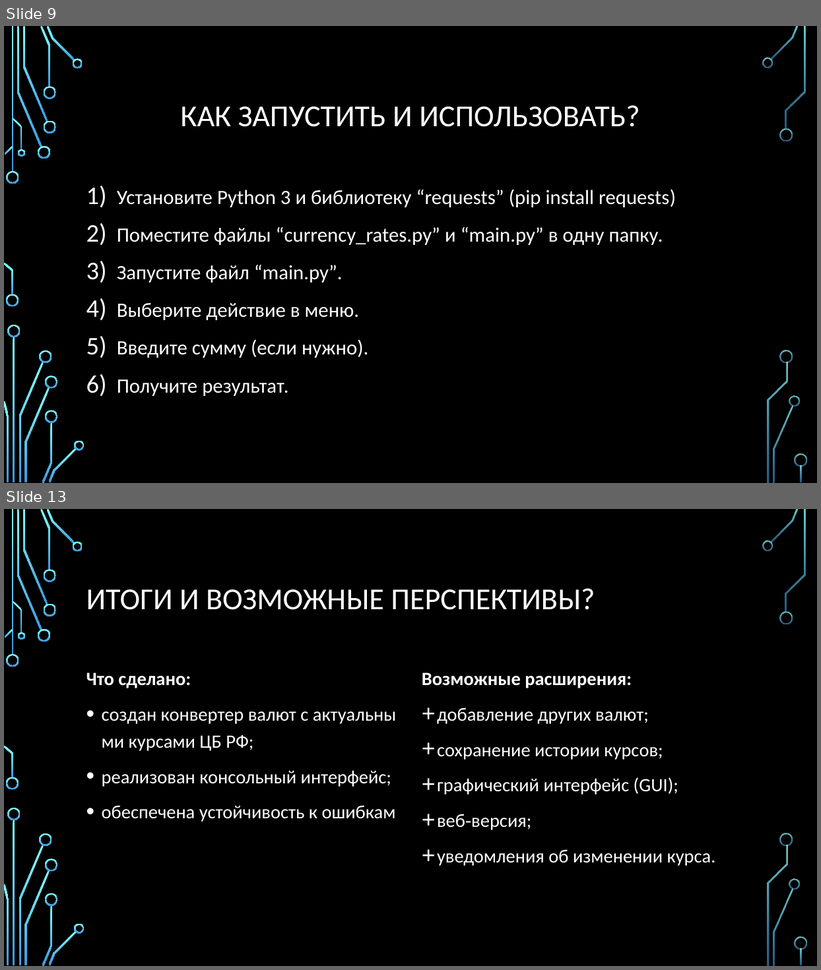
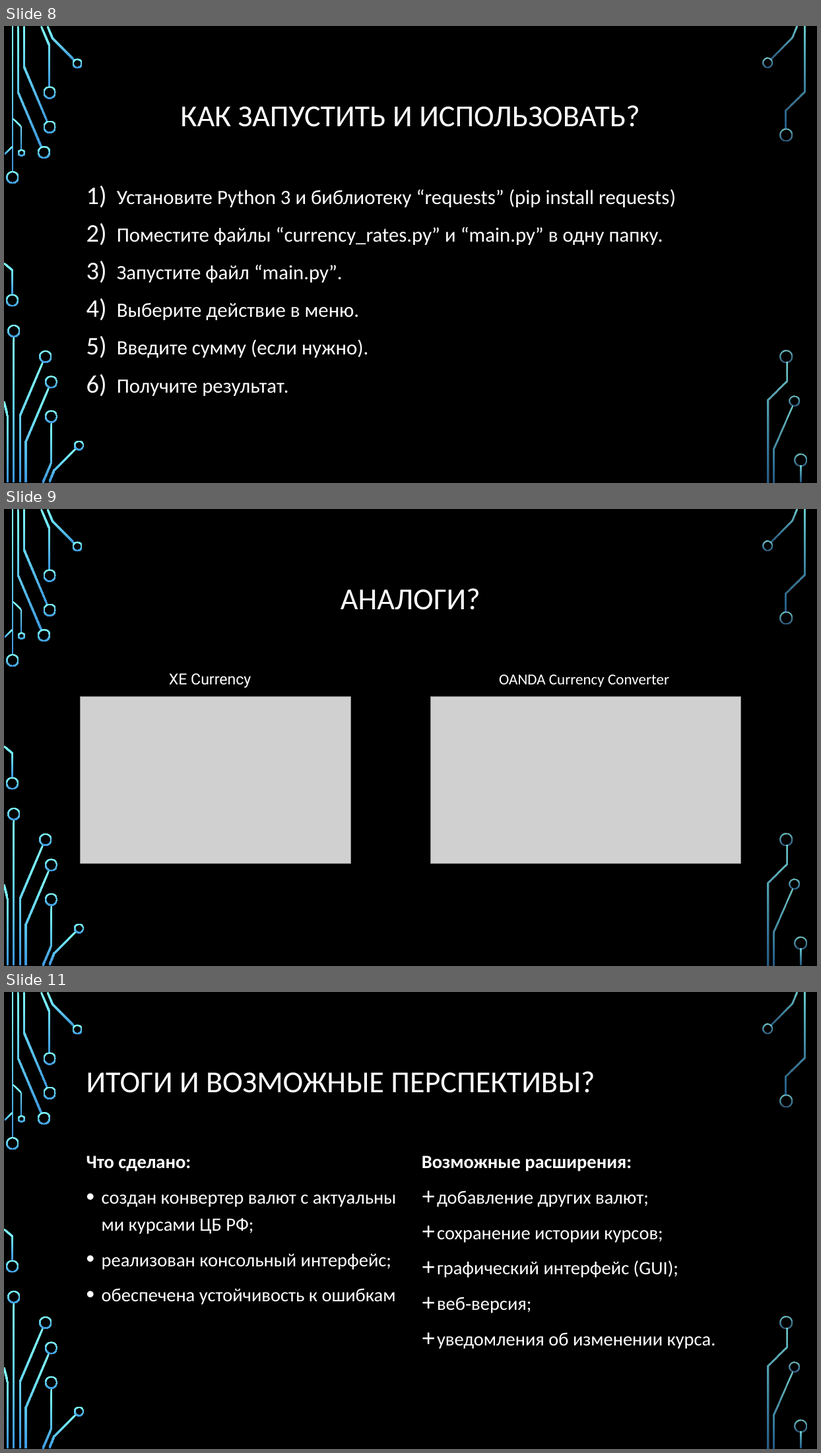
Before and after one commit to BlackPaganYT/Currency_Rates, a slide deck: Конвентатор валют.pptx. Shown one above the other, each under a label of ours: slides 9 and 13 before the commit, slides 8, 9 and 11 after it; the slides between them are not shown. The pictures are 821x970 and 821x1453 pixels, drawn with LibreOffice and Linux fonts; fonts in the diff are those of the drawing; grey boxes stand for pictures; background and template pictures are left out. Boxes give left, top, right and bottom in pixels: in the first picture for what was removed or moved away, otherwise in the second. Text is boxed around its words. In the diff, an @@ line names an element or a change of style, - is before the commit and + after.

```diff
--- a/Конвентатор валют.pptx
+++ b/Конвентатор валют.pptx
@@ slide 9 added at bbox=[4, 509, 817, 966], background picture (left out); not listed: 36 template elements that a slide beside it also shows @@
@@ title added at bbox=[341, 588, 481, 610], 36 pt, text #FFFFFF @@
+АНАЛОГИ?
@@ text added at bbox=[169, 673, 251, 688], 18 pt, text #FFFFFF @@
+XE Currency
@@ text added at bbox=[499, 675, 669, 687], 18 pt, text #FFFFFF @@
+OANDA Currency Converter
@@ picture added at bbox=[81, 697, 350, 863] @@
@@ picture added at bbox=[430, 697, 741, 863] @@
@@ what was slide 9 is now slide 8 @@
@@ what was slide 13 is now slide 11 @@
```
Also in this commit, not shown: 2 slides changed, 1 other slide added, 4 slides removed.
